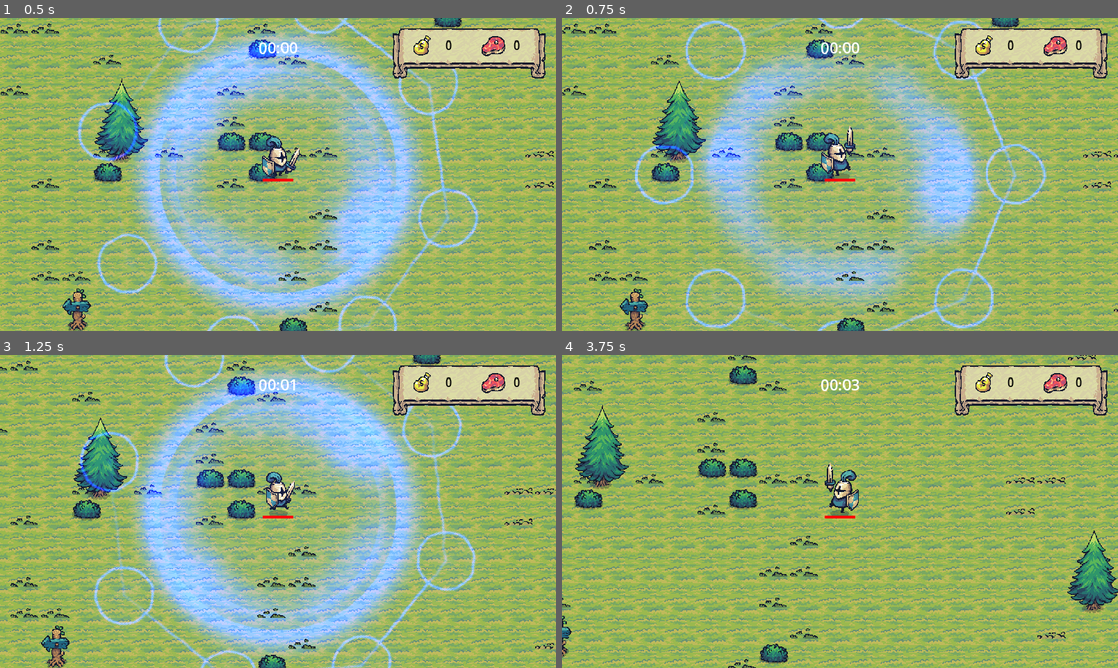
Above: before the commit, frames 1-4 (two rows, left to right).
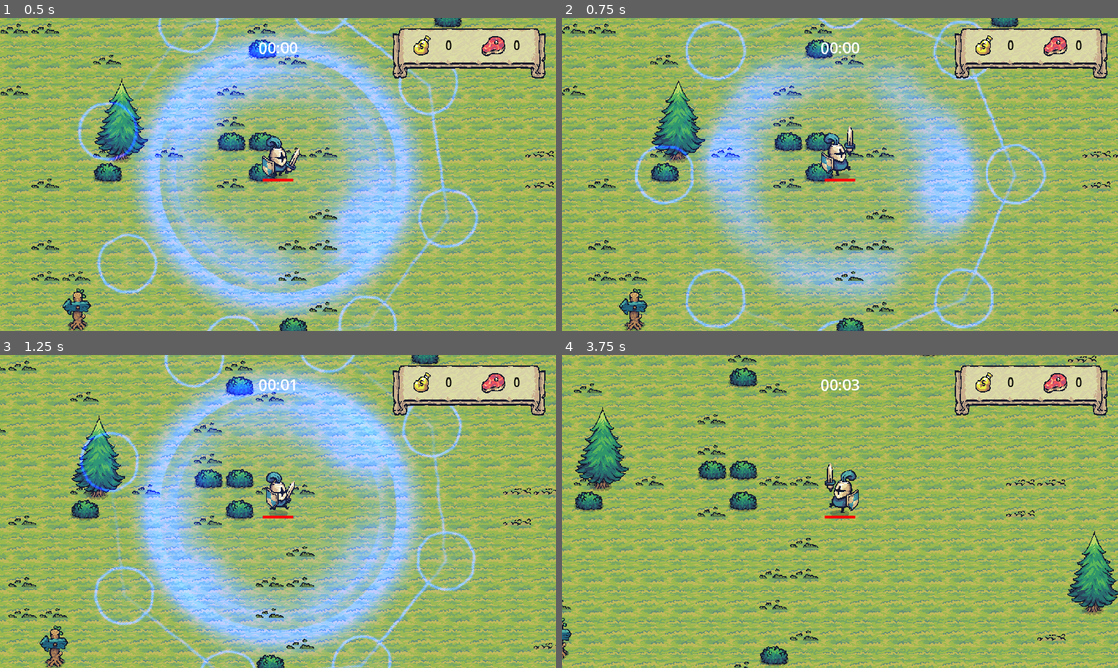
Above: after the commit, the same moments.

Repository: goncl/Tiny-Warrior
Game: Godot game, scene res://main.tscn
Same seed, same stepped clock (60 frames per second), same inputs: the game is played once before the commit and once after it.
Inputs (mouse positions are in pixels of both pictures, inside the frame that each line leads up to):
- Up to frame 1 (0.5 s): no input
- Up to frame 2 (0.75 s): move the mouse to (962, 158) at 0.52 s; hold D (move_right) from 0.53 s (still down); click (962, 158) at 0.6 s
- Up to frame 3 (1.25 s): keep holding D (move_right)
- Up to frame 4 (3.75 s): move the mouse to (728, 527) at 1.27 s; release D (move_right) at 1.28 s; hold S (move_down) 1.28-2.03 s; click (728, 527) at 1.35 s; move the mouse to (895, 442) at 2.02 s; hold D (move_right) 2.03-2.78 s; click (895, 442) at 2.1 s; move the mouse to (812, 574) at 2.77 s; hold W (move_up) 2.78-3.53 s; click (812, 574) at 2.85 s; move the mouse to (1006, 558) at 3.52 s; hold A (move_left) from 3.53 s (still down); click (1006, 558) at 3.6 s

Frame 1 is identical in both runs. In frame 2, 17% of the frame differs, in the area x 0-100%, y 0-100%; in frame 3, 33%; in frame 4, 64%.

Commit message:
Adiciona README ao projeto

Diff:
--- a/player/player.gd
+++ b/player/player.gd
@@ -82,7 +82,7 @@
 	var target_velocity = input_vector * speed * 100.0
 	if is_attacking:
 		target_velocity *= 0.25
-	velocity = lerp(velocity, target_velocity, 0.05)
+	velocity = lerp(velocity, target_velocity, 0.06)
 	move_and_slide()
 
 
Not shown, added: exports/web/index.apple-touch-icon.png.import
Not shown, added: exports/web/index.icon.png.import
Not shown, added: exports/web/index.png.import
Not shown, added: README.md
Not shown, added: exports/web/index.apple-touch-icon.png
Not shown, added: exports/web/index.audio.worklet.js
Not shown, added: exports/web/index.html
Not shown, added: exports/web/index.icon.png
Not shown, added: exports/web/index.js
Not shown, added: exports/web/index.pck
Not shown, added: exports/web/index.png
Not shown, added: exports/web/index.wasm
(and 2 more such lines)
